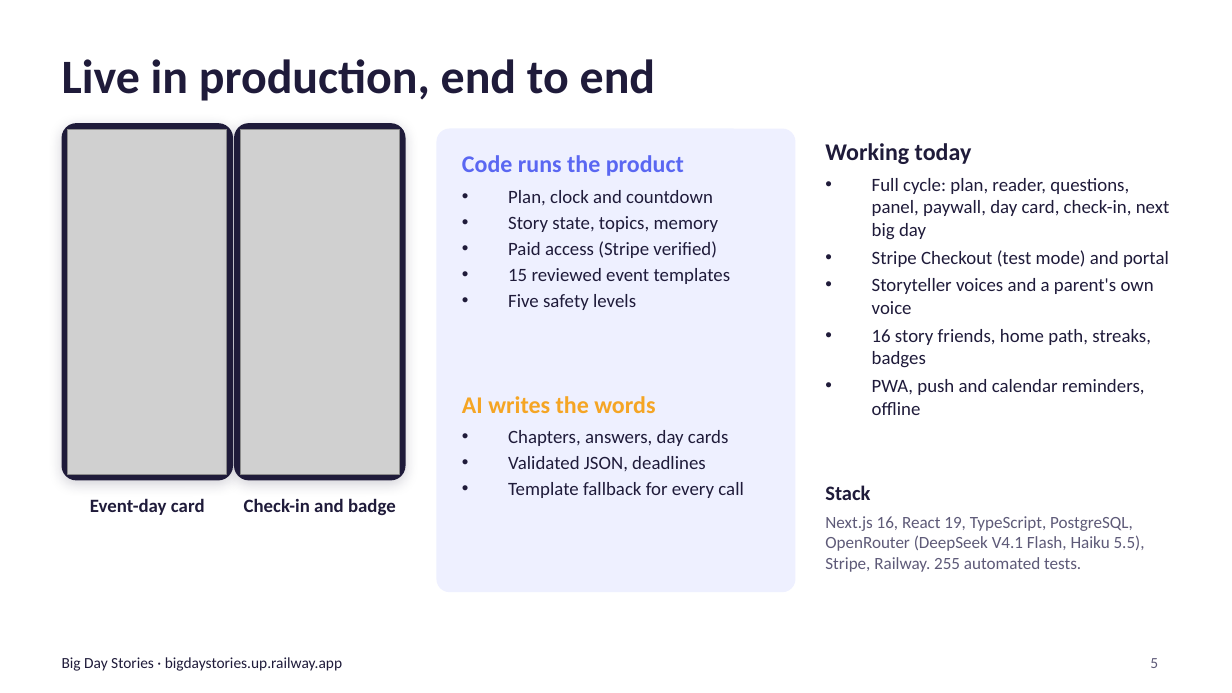
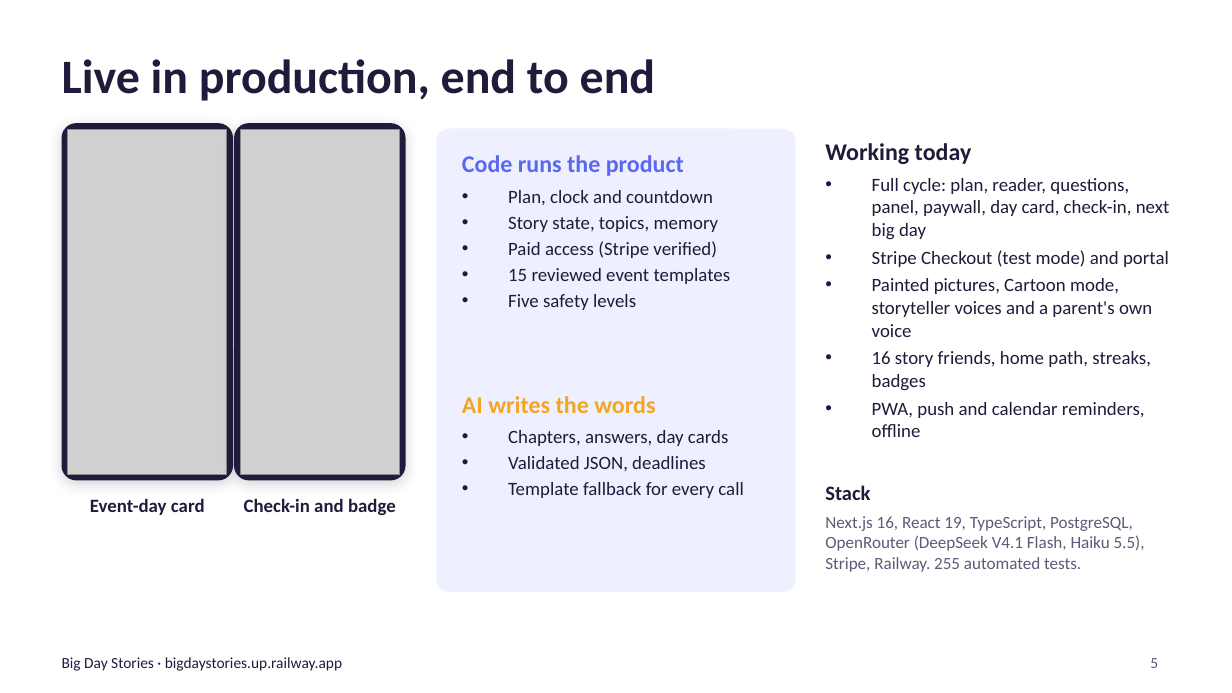
Before and after one commit to Adilm8/Hackathon, a slide deck: slide 5 of docs/pitch/deck/big-day-stories-deck-en.pptx. Drawn at 1232x693 pixels with LibreOffice and Linux fonts; fonts in the diff are those of the drawing; grey boxes stand for pictures. Boxes give left, top, right and bottom in pixels: in the first picture for what was removed or moved away, otherwise in the second. Text is boxed around its words. In the diff, an @@ line names an element or a change of style, - is before the commit and + after.

Commit message:
Decks and media for three levels: Gold with pictures, Cartoon mode and voices; Cartoon mode GIF and screenshots

```diff
--- a/docs/pitch/deck/big-day-stories-deck-en.pptx
+++ b/docs/pitch/deck/big-day-stories-deck-en.pptx
@@ text at (872,278,1152,337): text changed @@
-• Storyteller voices and a parent's own voice
+• Painted pictures, Cartoon mode, storyteller voices and a parent's own voice
```
Also in this commit, not shown: 2 other slides changed, 34 other files.
